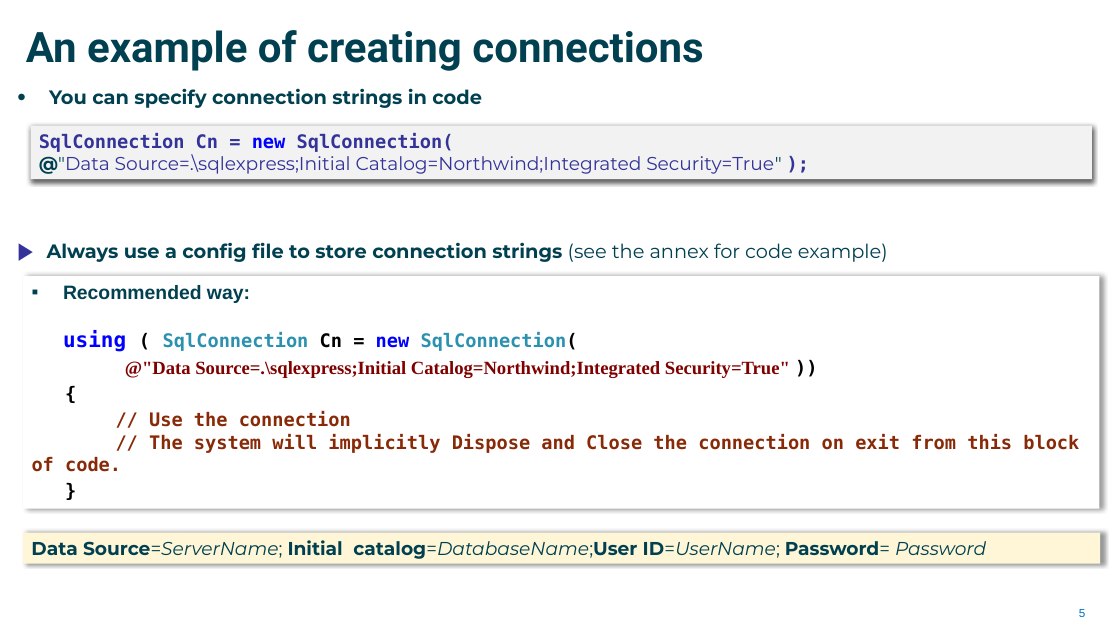
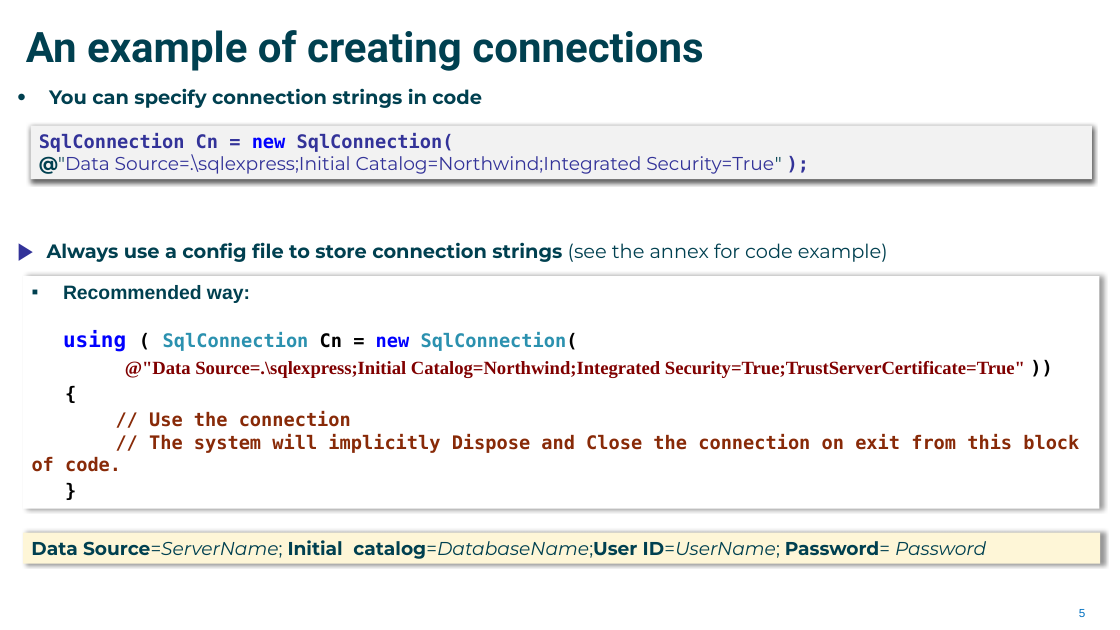
Before and after one commit to mikebaradaran/csharp, a slide deck: slide 5 of 12-Accessing databases.pptx. Drawn at 1120x630 pixels with LibreOffice and Linux fonts; fonts in the diff are those of the drawing. Boxes give left, top, right and bottom in pixels: in the first picture for what was removed or moved away, otherwise in the second. Text is boxed around its words. In the diff, an @@ line names an element or a change of style, - is before the commit and + after.

Commit message:
coirrected the database code with ;TrustServerCertificate=True

```diff
--- a/12-Accessing databases.pptx
+++ b/12-Accessing databases.pptx
@@ text in rectangle at (125, 361, 1025, 378): text changed @@
-@"Data Source=.\sqlexpress;Initial Catalog=Northwind;Integrated Security=True" ))
+@"Data Source=.\sqlexpress;Initial Catalog=Northwind;Integrated Security=True;TrustServerCertificate=True" ))
```
Also in this commit, not shown: 2 other slides changed.
